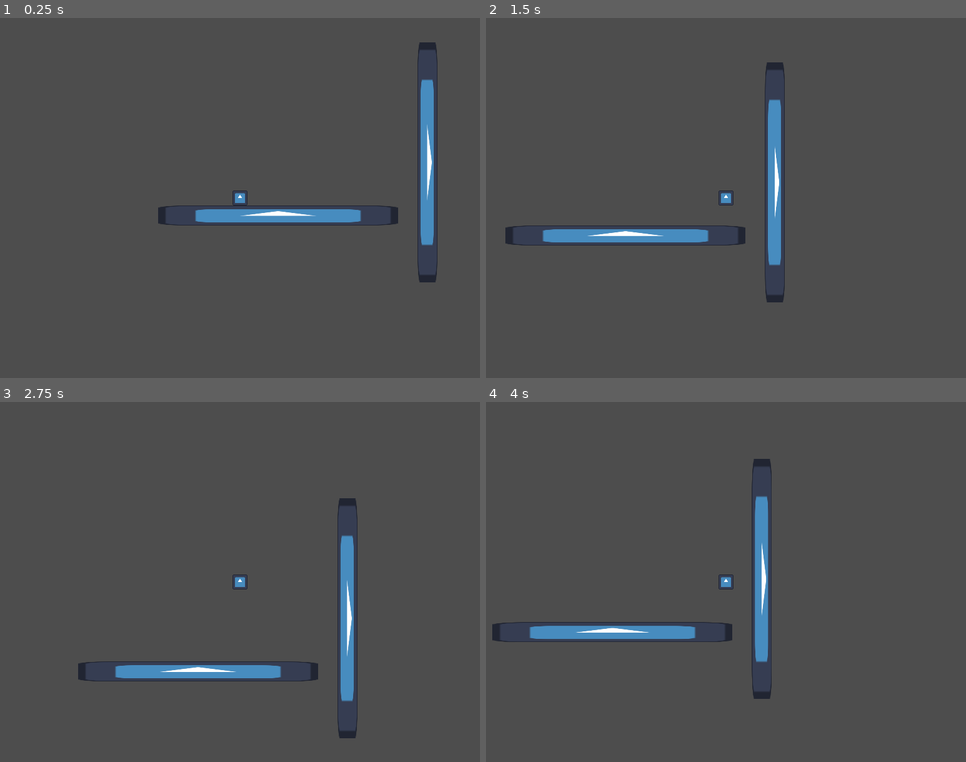
Above: before the commit, frames 1-4 (two rows, left to right).
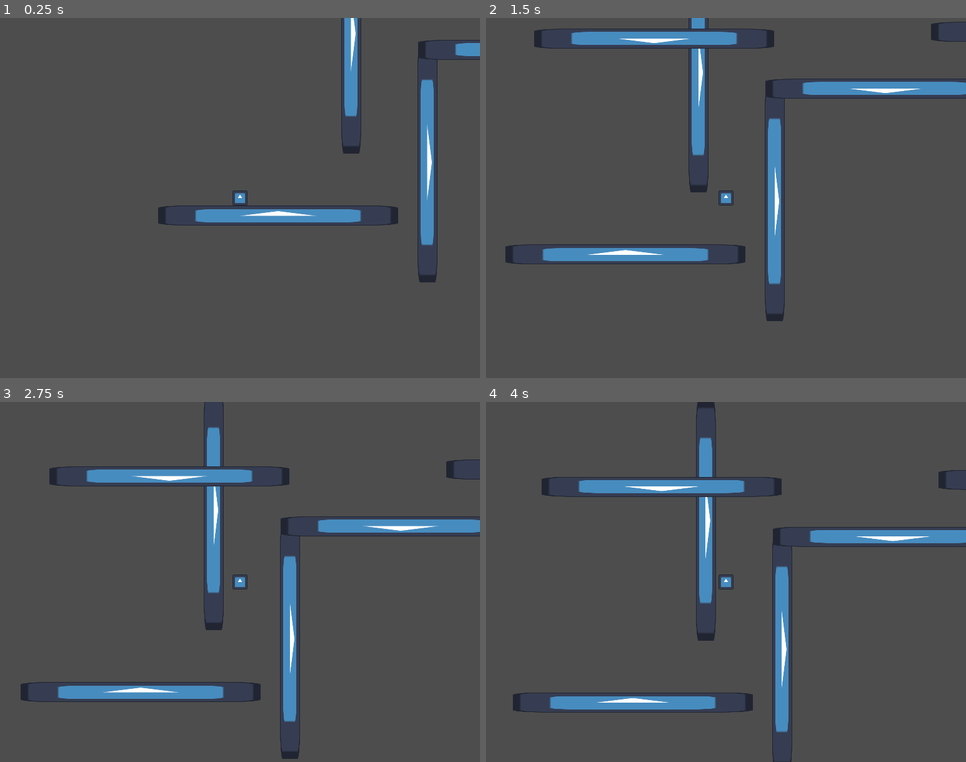
Above: after the commit, the same moments.

Repository: appellatebaton0/speedtape
Game: Godot game, scene res://Scenes/Main.tscn
Same seed, same stepped clock (60 frames per second), same inputs: the game is played once before the commit and once after it. The engine's default icon, where the game draws it, is replaced by a stand-in: a white triangle on a blue panel in a dark square.
Inputs:
- Up to frame 1 (0.25 s): no input
- Up to frame 2 (1.5 s): tap Enter at 0.5 s; hold D (Right) from 0.53 s (still down); tap Space (Jump) at 0.6, 0.77, 1.07 s; tap S (Dash) at 1.35 s
- Up to frame 3 (2.75 s): tap Space (Jump) at 1.52, 1.55, 1.82, 2.1 s; release D (Right) at 2.03 s; hold A (Left) from 2.03 s (still down)
- Up to frame 4 (4 s): release A (Left) at 2.78 s; hold D (Right) from 2.78 s (still down); tap S (Dash) at 2.85 s; tap Space (Jump) at 3.02, 3.05, 3.32, 3.6, 3.77 s

The runs differ from the first frame. In frame 1, 1.2% of the frame differs, in the area x 71-100%, y 0-38%; in frame 2, 8.1%; in frame 3, 11%; in frame 4, 11%, in the area x 1-100%, y 0-100%.

Commit message:
h2.5 - Control Tuning
Spent a while just tuning the dashing and friction and other movement stuff. It's feeling pretty good now.

Diff:
--- a/Scenes/Feedtape/Feedtape.gd
+++ b/Scenes/Feedtape/Feedtape.gd
@@ -15,21 +15,17 @@
 @export var dash_count := 1
 var dashes_left = 0
 ## The velocity applied to the player during the dash.
-@export var dash_velocity := 330.0
+@export var dash_velocity := 440.0
 ## How long all other input is locked in favor of the dash.
-@export var dash_time := 0.4
-var dash_timer := 0.0:
-	set(to):
-		if dash_timer > 0 and to <= 0:
-			dash_cooldown_timer = dash_cooldown
-			dash_ended.emit()
-		dash_timer = to
+@export var dash_time := 0.25
+var dash_timer := 0.0
 ## The cooldown before the player can dash again.
 @export var dash_cooldown := 0.2
 var dash_cooldown_timer := 0.0
 ## The buffer time for the dashing input.
 @export var dash_buffer := 0.1
 var dash_buffer_timer := 0.0
+@export var max_after := 300.0
 
 var dash_direction := Vector2.ZERO
 
@@ -41,8 +37,20 @@
 
 	## Tick down all the timers we're running.
 	for timer_property in ["dash_timer", "dash_cooldown_timer", "dash_buffer_timer"]:
-		#print(timer_property, ": ", get(timer_property))
-		set(timer_property, move_toward(get(timer_property), 0.0, delta))
+		var from := get(timer_property) as float
+		var to := move_toward(from, 0.0, delta) as float
+
+		if timer_property == "dash_timer" and from > 0 and to == 0:
+
+			dash_cooldown_timer = dash_cooldown
+			dash_ended.emit()
+
+			var direction := player.velocity.normalized()
+			var magnitude := minf(player.velocity.distance_to(Vector2.ZERO), max_after)
+
+			player.velocity = direction * magnitude
+
+		set(timer_property, to)
 
 	## Input buffering.
 	if Input.is_action_just_pressed("Dash"): dash_buffer_timer = dash_buffer
--- a/Scenes/Feedtape/Feedtape.tscn
+++ b/Scenes/Feedtape/Feedtape.tscn
@@ -7,8 +7,9 @@
 layout_mode = 3
 anchors_preset = 0
 script = ExtResource("1_ery76")
-dash_velocity = 240.0
-dash_time = 0.3
+dash_velocity = 500.0
+dash_time = 0.1
+max_after = 230.0
 
 [node name="HBoxContainer" type="HBoxContainer" parent="." unique_id=1662630178]
 layout_mode = 0
--- a/Scenes/Main.tscn
+++ b/Scenes/Main.tscn
@@ -75,3 +75,58 @@
 
 [node name="CollisionShape2D" type="CollisionShape2D" parent="StaticBody2D2" unique_id=1703465620]
 shape = SubResource("RectangleShape2D_xf4i5")
+
+[node name="StaticBody2D3" type="StaticBody2D" parent="." unique_id=573496519]
+position = Vector2(178, -249)
+rotation = 1.5707964
+
+[node name="Sprite2D" type="Sprite2D" parent="StaticBody2D3" unique_id=259047677]
+scale = Vector2(3, 0.25)
+texture = ExtResource("2_kln2b")
+
+[node name="CollisionShape2D" type="CollisionShape2D" parent="StaticBody2D3" unique_id=1941774228]
+shape = SubResource("RectangleShape2D_xf4i5")
+
+[node name="StaticBody2D4" type="StaticBody2D" parent="." unique_id=1473506550]
+position = Vector2(477, -223)
+rotation = 3.1415927
+
+[node name="Sprite2D" type="Sprite2D" parent="StaticBody2D4" unique_id=359103786]
+scale = Vector2(3, 0.25)
+texture = ExtResource("2_kln2b")
+
+[node name="CollisionShape2D" type="CollisionShape2D" parent="StaticBody2D4" unique_id=257019050]
+shape = SubResource("RectangleShape2D_xf4i5")
+
+[node name="StaticBody2D5" type="StaticBody2D" parent="." unique_id=175130186]
+position = Vector2(742, -314)
+rotation = 3.1415927
+
+[node name="Sprite2D" type="Sprite2D" parent="StaticBody2D5" unique_id=1687074077]
+scale = Vector2(3, 0.25)
+texture = ExtResource("2_kln2b")
+
+[node name="CollisionShape2D" type="CollisionShape2D" parent="StaticBody2D5" unique_id=1987597956]
+shape = SubResource("RectangleShape2D_xf4i5")
+
+[node name="StaticBody2D6" type="StaticBody2D" parent="." unique_id=1475114698]
+position = Vector2(107, -303)
+rotation = 3.1415927
+
+[node name="Sprite2D" type="Sprite2D" parent="StaticBody2D6" unique_id=1796136041]
+scale = Vector2(3, 0.25)
+texture = ExtResource("2_kln2b")
+
+[node name="CollisionShape2D" type="CollisionShape2D" parent="StaticBody2D6" unique_id=645335592]
+shape = SubResource("RectangleShape2D_xf4i5")
+
+[node name="StaticBody2D7" type="StaticBody2D" parent="." unique_id=635207739]
+position = Vector2(336, -643)
+rotation = 4.712389
+
+[node name="Sprite2D" type="Sprite2D" parent="StaticBody2D7" unique_id=846059193]
+scale = Vector2(3, 0.25)
+texture = ExtResource("2_kln2b")
+
+[node name="CollisionShape2D" type="CollisionShape2D" parent="StaticBody2D7" unique_id=1175874239]
+shape = SubResource("RectangleShape2D_xf4i5")
--- a/Scenes/Player/Player.gd
+++ b/Scenes/Player/Player.gd
@@ -10,6 +10,10 @@
 		if feedtape == null:
 			feedtape = Feedtape.get_instance()
 		return feedtape
+
+## The angle of a wall jump, as a normal vector
+func get_wall_jump_angle() -> Vector2:
+	return $WallJumpAngle.position.normalized()
 
 #region Exported Variables
 
@@ -52,7 +56,8 @@
 var speed:float = 0.0
 ## How much gravity affects the actor.
 @export var gravity_multiplier := 1.0
-@export var wall_slide_speed := 50.0
+@export var wall_slide_speed := 160.0
+@export var wall_slide_gravity := 0.25
 @export var wall_jump_multiplier := 1.2
 
 #endregion
@@ -60,12 +65,11 @@
 func _physics_process(delta: float) -> void:
 
 	## Gravity
-	if not is_on_floor():
+	if is_on_wall_only() and velocity.y >= 0:
+		velocity += delta * get_gravity() * wall_slide_gravity
+		velocity.y = min(velocity.y, wall_slide_speed)
+	elif not is_on_floor():
 		velocity += delta * get_gravity() * gravity_multiplier
-
-	if is_on_wall_only() and velocity.y > wall_slide_speed:
-		velocity.y = wall_slide_speed
-
 
 	## Jumping
 	# Jump buffering
@@ -83,7 +87,7 @@
 
 		## Give a little boost off the wall if wall-sliding.
 		if is_on_wall_only():
-			var jump_vector := Vector2(get_wall_normal().x, -1.0).normalized()
+			var jump_vector := Vector2(get_wall_normal().x, 1.0) * get_wall_jump_angle()
 
 			velocity = jump_velocity * jump_vector * wall_jump_multiplier
 
--- a/Scenes/Player/Player.tscn
+++ b/Scenes/Player/Player.tscn
@@ -8,14 +8,14 @@
 
 [node name="Player" type="CharacterBody2D" unique_id=7221642]
 script = ExtResource("1_ft8w5")
-jump_velocity = 260.0
+jump_velocity = 270.0
 floor_acceleration = 70.0
-air_acceleration = 12.0
+air_acceleration = 20.0
 floor_friction = 55.0
 air_friction = 5.0
 max_speed = 280.0
 gravity_multiplier = 0.8
-wall_slide_speed = 75.0
+wall_jump_multiplier = 1.5
 
 [node name="Sprite2D" type="Sprite2D" parent="." unique_id=1077563513]
 scale = Vector2(0.188, 0.188)
@@ -23,3 +23,6 @@
 
 [node name="CollisionShape2D" type="CollisionShape2D" parent="." unique_id=868422439]
 shape = SubResource("RectangleShape2D_xf4i5")
+
+[node name="WallJumpAngle" type="Marker2D" parent="." unique_id=1925131032]
+position = Vector2(46, -38.2)
